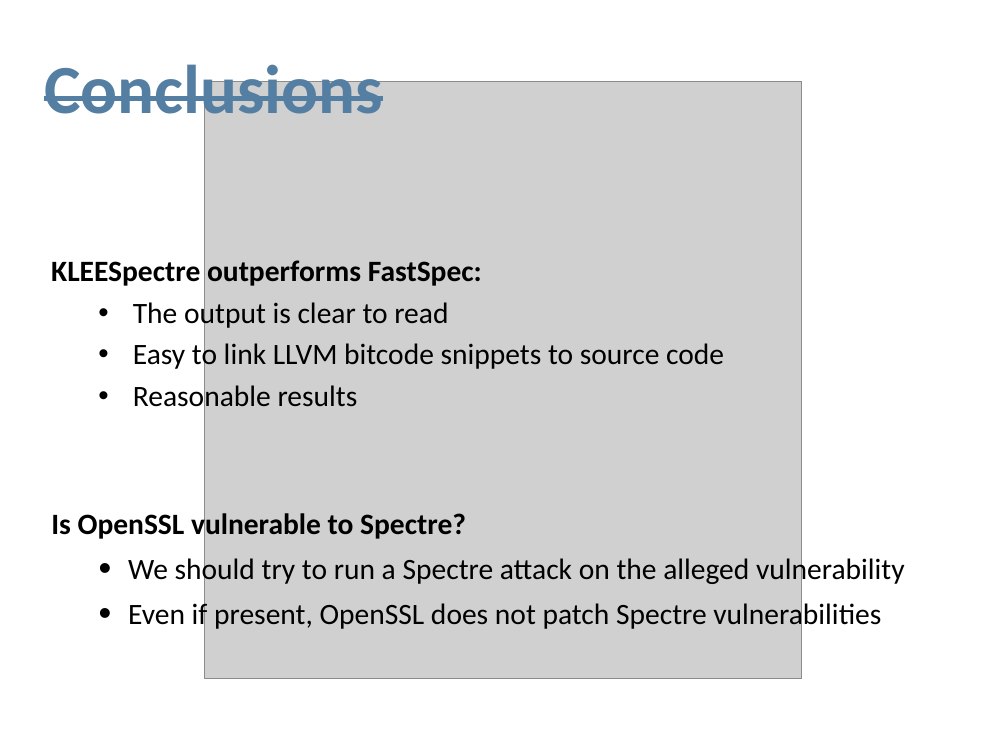
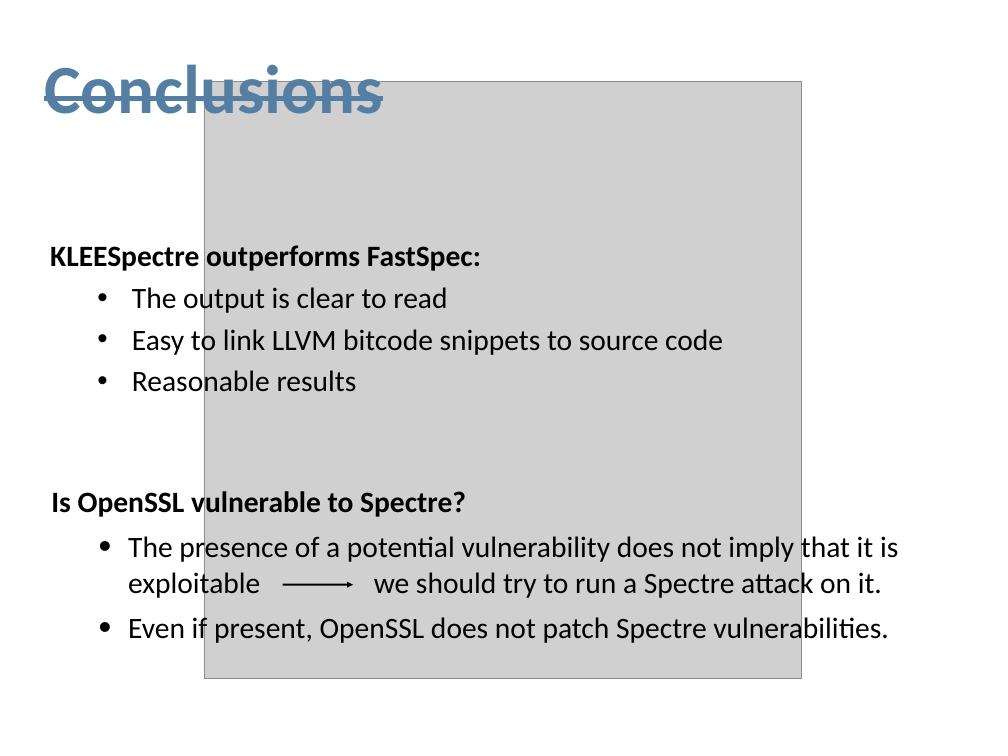
Before and after one commit to magdasolitro/msc-thesis, a slide deck: slide 9 of presentation_pp.ppt. Drawn at 1008x756 pixels with LibreOffice and Linux fonts; fonts in the diff are those of the drawing; grey boxes stand for pictures. Boxes give left, top, right and bottom in pixels: in the first picture for what was removed or moved away, otherwise in the second. Text is boxed around its words. In the diff, an @@ line names an element or a change of style, - is before the commit and + after.

```diff
--- a/presentation_pp.ppt
+++ b/presentation_pp.ppt
@@ text "KLEESpectre outperforms FastSpec:": place and size @@
-text "KLEESpectre outperforms FastSpec:" at box(51, 260, 724, 414)
+text "KLEESpectre outperforms FastSpec:" at box(50, 245, 723, 399)
@@ text "Is OpenSSL vulnerable to Spectre?": place and size @@
-text "Is OpenSSL vulnerable to Spectre?" at box(51, 509, 905, 632)
+text "Is OpenSSL vulnerable to Spectre?" at box(51, 487, 898, 645)
@@ text at box(128, 533, 898, 645): text changed @@
-  • We should try to run a Spectre attack on the alleged vulnerability
-  • Even if present, OpenSSL does not patch Spectre vulnerabilities
+  • The presence of a potential vulnerability does not imply that it is exploitable we should try to run a Spectre attack on it.
+  • Even if present, OpenSSL does not patch Spectre vulnerabilities.
@@ arrow added from (283, 585) to (353, 585), #000000 2.01 pt @@
```
Also in this commit, not shown: 6 other slides changed, 1 slide added, 1 other file.
